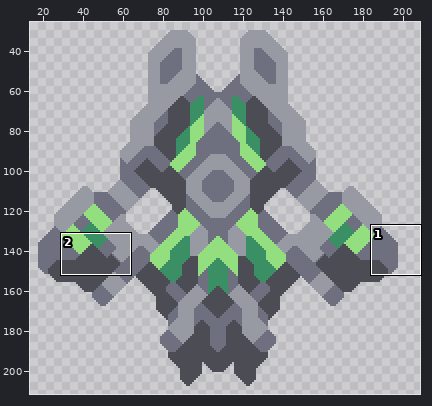
File history of a sprite sheet, assets/sprites/units/attractor/attractor.png. Above, an overview of the earlier version with the close-up marked.
Close-up. Old version:
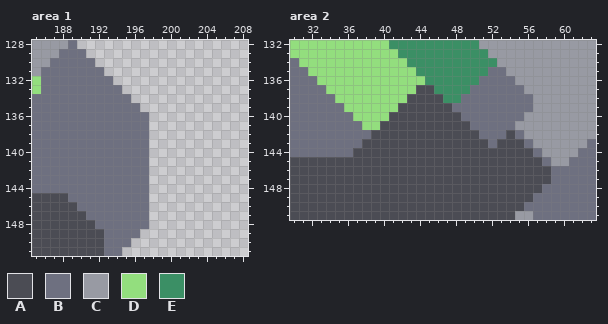
The file is 216x216 pixels. Shown: area 1: x 185..208, y 128..151; area 2: x 30..63, y 132..151. The wide view leaves out empty margins. The commit also changed other parts of the picture, which this record leaves out.
Palette (. is transparent): A #4b4c54  B #6e7080  C #989aa3  D #93de7e  E #3b8f65
Pixels before, area 1, first column x 185:
128 CCCCB........
129 CCCBBB.......
130 CCBBBBB......
131 CBBBBBBB.....
132 DBBBBBBBB....
133 DBBBBBBBBB...
134 BBBBBBBBBBB..
135 BBBBBBBBBBBB.
136 BBBBBBBBBBBBB
137 BBBBBBBBBBBBB
138 BBBBBBBBBBBBB
139 BBBBBBBBBBBBB
140 BBBBBBBBBBBBB
141 BBBBBBBBBBBBB
142 BBBBBBBBBBBBB
143 BBBBBBBBBBBBB
144 BBBBBBBBBBBBB
145 AAAABBBBBBBBB
146 AAAAABBBBBBBB
147 AAAAAABBBBBBB
148 AAAAAAABBBBBB
149 AAAAAAAABBBB.
150 AAAAAAAABBB..
151 AAAAAAAABB...
Pixels before, area 2, first column x 30:
132 DDDDDDDDDDDEEEEEEEEEECCCCCCCCCCCCC
133 DDDDDDDDDDDDEEEEEEEEEECCCCCCCCCCCC
134 BDDDDDDDDDDDDEEEEEEEEEECCCCCCCCCCC
135 BBDDDDDDDDDDDDEEEEEEEEBBCCCCCCCCCC
136 BBBDDDDDDDDDDDDEEEEEEBBBBCCCCCCCCC
137 BBBBDDDDDDDDDDAAEEEEBBBBBBCCCCCCCC
138 BBBBBDDDDDDDDAAAAEEBBBBBBBBCCCCCCC
139 BBBBBBDDDDDDAAAAAABBBBBBBBBCCCCCCC
140 BBBBBBBDDDDAAAAAAAABBBBBBBCCCCCCCC
141 BBBBBBBBDDAAAAAAAAAABBBBBCCCCCCCCC
142 BBBBBBBBBAAAAAAAAAAAABBBABCCCCCCCC
143 BBBBBBBBAAAAAAAAAAAAAABAAABCCCCCCB
144 BBBBBBBAAAAAAAAAAAAAAAAAAAABCCCCBB
145 AAAAAAAAAAAAAAAAAAAAAAAAAAAABCCBBB
146 AAAAAAAAAAAAAAAAAAAAAAAAAAAAABBBBB
147 AAAAAAAAAAAAAAAAAAAAAAAAAAAAABBBBB
148 AAAAAAAAAAAAAAAAAAAAAAAAAAAABBBBBB
149 AAAAAAAAAAAAAAAAAAAAAAAAAAABBBBBBB
150 AAAAAAAAAAAAAAAAAAAAAAAAAABBBBBBBB
151 AAAAAAAAAAAAAAAAAAAAAAAAACCBBBBBBB
After:
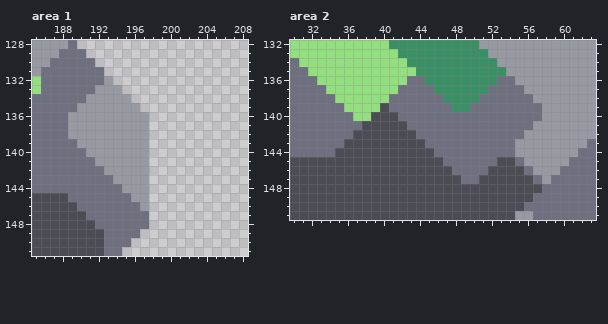
Difference:
Area 1:
Colour C replaces colour B in row 132 at x 193; in row 133 at x 192 to 194; in row 134 at x 191 to 195; in row 135 at x 190 to 196; in rows 136 to 138 at x 189 to 197; in row 139 at x 190 to 197.
Colour C replaces colour B in row 140 at x 191 to 197; in row 141 at x 192 to 197; in row 142 at x 193 to 197; in row 143 at x 194 to 197; in row 144 at x 195 to 197; in row 145 at x 196 to 197.
Colour C replaces colour B in row 146 at x 197.
Area 2:
Colour A replaces colour B in row 142 at x 37 to 38; in row 143 at x 36 to 37; in row 144 at x 35 to 36.
Colour A replaces colour D in row 139 at x 40; in row 140 at x 39 to 40; in row 141 at x 38 to 39.
Colour B replaces colour A in row 137 at x 44 to 45; in row 138 at x 43 to 46; in row 139 at x 42 to 47; in row 140 at x 42 to 48; in row 141 at x 43 to 49; in row 142 at x 44 to 50 and 54.
Colour B replaces colour A in row 143 at x 45 to 51 and 53 to 54; in row 144 at x 46 to 54; in row 145 at x 47 to 52 and 55; in row 146 at x 48 to 51 and 56; in row 147 at x 49 to 50 and 57.
Colour B replaces colour C in row 139 at x 57; in row 140 at x 56 to 57; in row 141 at x 55 to 56.
Colour B replaces colour D in row 136 at x 43 to 44; in row 137 at x 42 to 43; in row 138 at x 41 to 42; in row 139 at x 41.
Colour C replaces colour A in row 143 at x 55; in row 144 at x 55 to 56; in row 145 at x 56 to 57; in row 146 at x 57 to 58; in row 147 at x 58.
Colour C replaces colour B in row 143 at x 56; in row 144 at x 57; in row 145 at x 58; in row 146 at x 59.
Colour E replaces colour B in row 135 at x 52 to 53; in row 136 at x 51 to 52; in row 137 at x 50 to 51; in row 138 at x 49 to 50; in row 139 at x 48 to 49.
Pixel boxes of the changes (left, top, right, bottom) in both close-ups:
changed: (68, 76, 149, 211)
changed: (335, 67, 560, 184)
